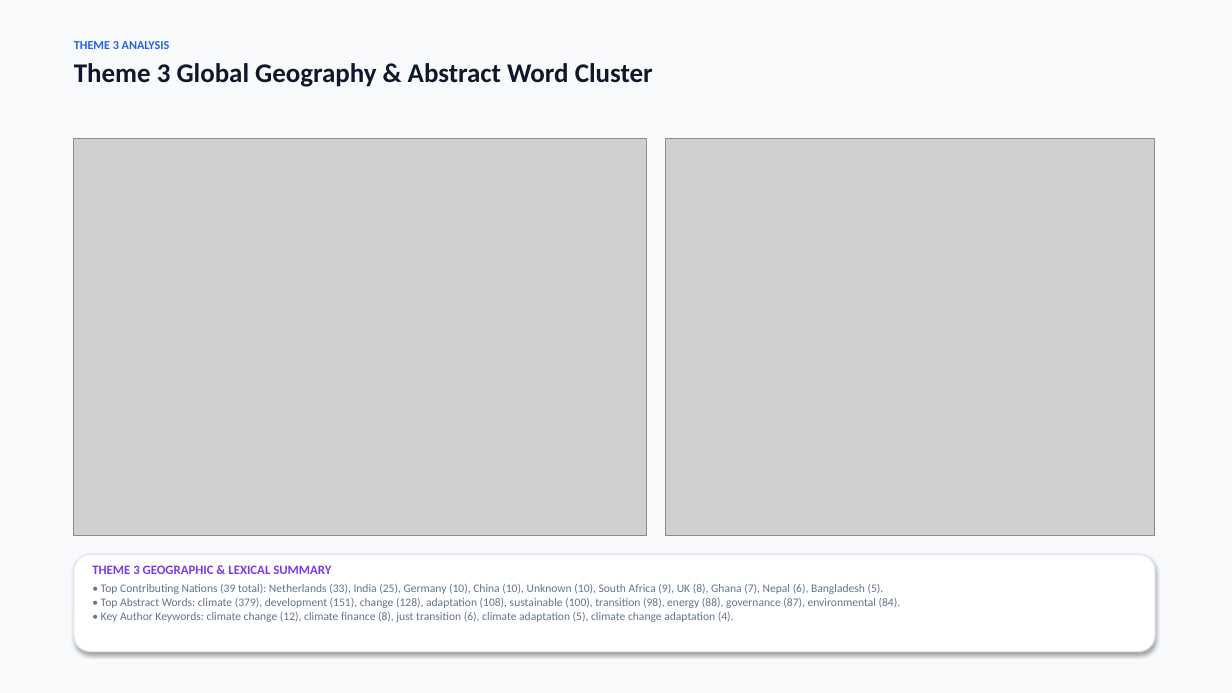
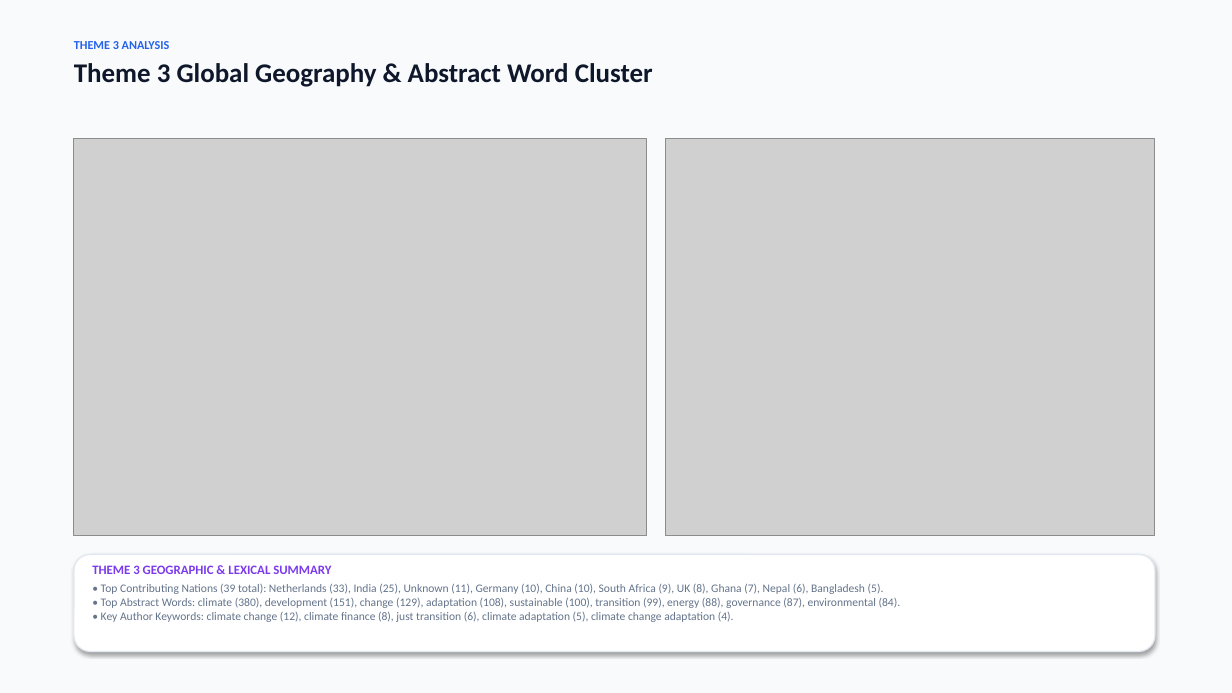
Before and after one commit to ponraj-aru/gsc2027-dashboard, a slide deck: slide 10 of GSC2027_Abstract_Submissions_Analysis_Report.pptx. Drawn at 1232x693 pixels with LibreOffice and Linux fonts; fonts in the diff are those of the drawing; grey boxes stand for pictures. Boxes give left, top, right and bottom in pixels: in the first picture for what was removed or moved away, otherwise in the second. Text is boxed around its words. In the diff, an @@ line names an element or a change of style, - is before the commit and + after.

Commit message:
Update dashboard with latest abstracts from adminPapersBrowse_2026-10-29_03-41-17.doc as of 2026-10-29 08:13:23

```diff
--- a/GSC2027_Abstract_Submissions_Analysis_Report.pptx
+++ b/GSC2027_Abstract_Submissions_Analysis_Report.pptx
@@ text at [101, 584, 901, 622]: text changed @@
-• Top Contributing Nations (39 total): Netherlands (33), India (25), Germany (10), China (10), Unknown (10), South Africa (9), UK (8), Ghana (7), Nepal (6), Bangladesh (5).
-• Top Abstract Words: climate (379), development (151), change (128), adaptation (108), sustainable (100), transition (98), energy (88), governance (87), environmental (84).
-• Key Author Keywords: climate change (12), climate finance (8), just transition (6), climate adaptation (5), climate change adaptation (4).
+• Top Contributing Nations (39 total): Netherlands (33), India (25), Unknown (11), Germany (10), China (10), South Africa (9), UK (8), Ghana (7), Nepal (6), Bangladesh (5).
+• Top Abstract Words: climate (380), development (151), change (129), adaptation (108), sustainable (100), transition (99), energy (88), governance (87), environmental (84).
+• Key Author Keywords: climate change (12), climate finance (8), just transition (6), climate adaptation (5), climate change adaptation (4).
```
Also in this commit, not shown: 14 other slides changed, 32 other files.
